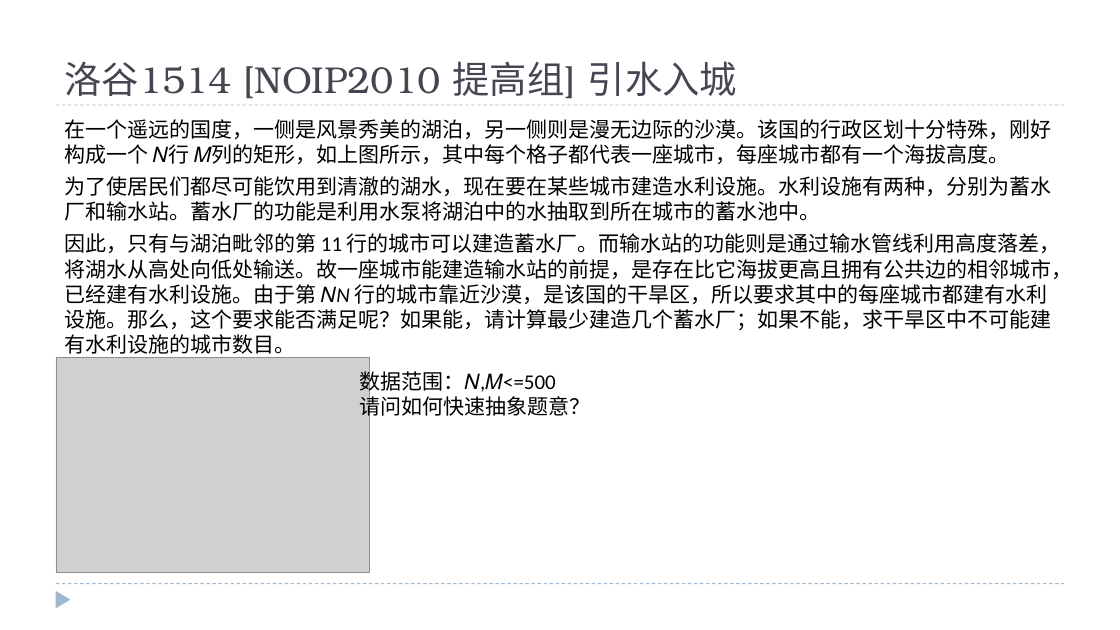
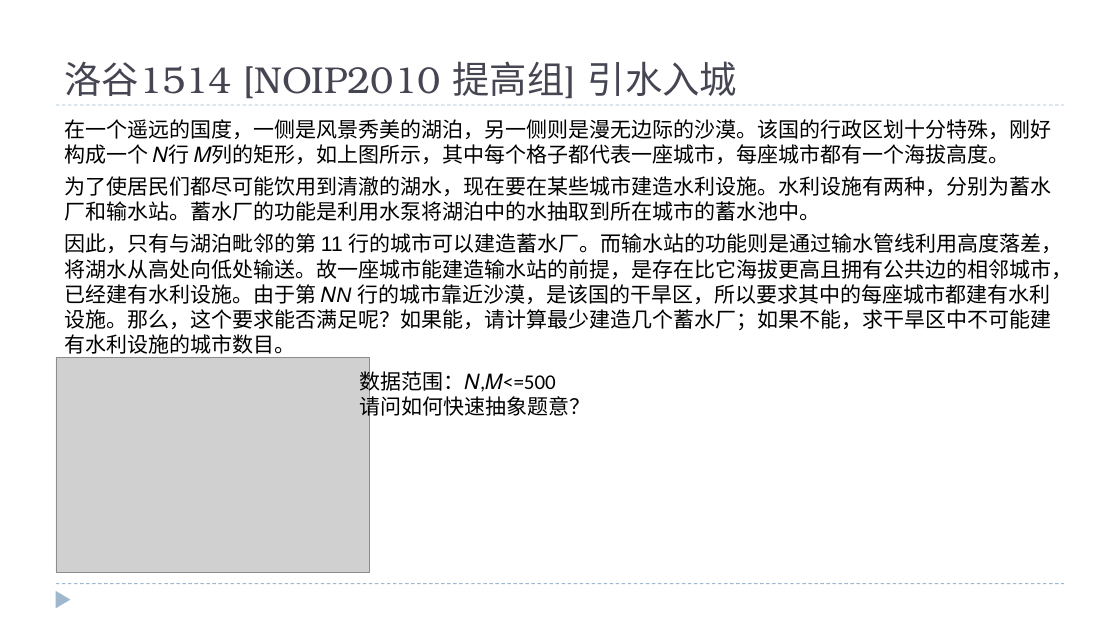
Before and after one commit to fxsc03/-, a slide deck: slide 6 of wd/广度优先搜索及其优化 .pptx (slide 8 before the commit). Drawn at 1120x630 pixels with LibreOffice and Linux fonts; fonts in the diff are those of the drawing; grey boxes stand for pictures. Boxes give left, top, right and bottom in pixels: in the first picture for what was removed or moved away, otherwise in the second. Text is boxed around its words. In the diff, an @@ line names an element or a change of style, - is before the commit and + after.

```diff
--- a/wd/广度优先搜索及其优化 .pptx
+++ b/wd/广度优先搜索及其优化 .pptx
@@ text "在一个遥远的国度，一侧是风景秀美的湖泊，另一侧则是漫无边际的沙漠。该国的行政区划十分特殊，刚好构成一个 𝑁行 𝑀列的矩形 ..." at [64, 119, 1072, 354]: font Calibri to Arial @@
```
Also in this commit, not shown: 2 other slides changed, 2 slides removed.
